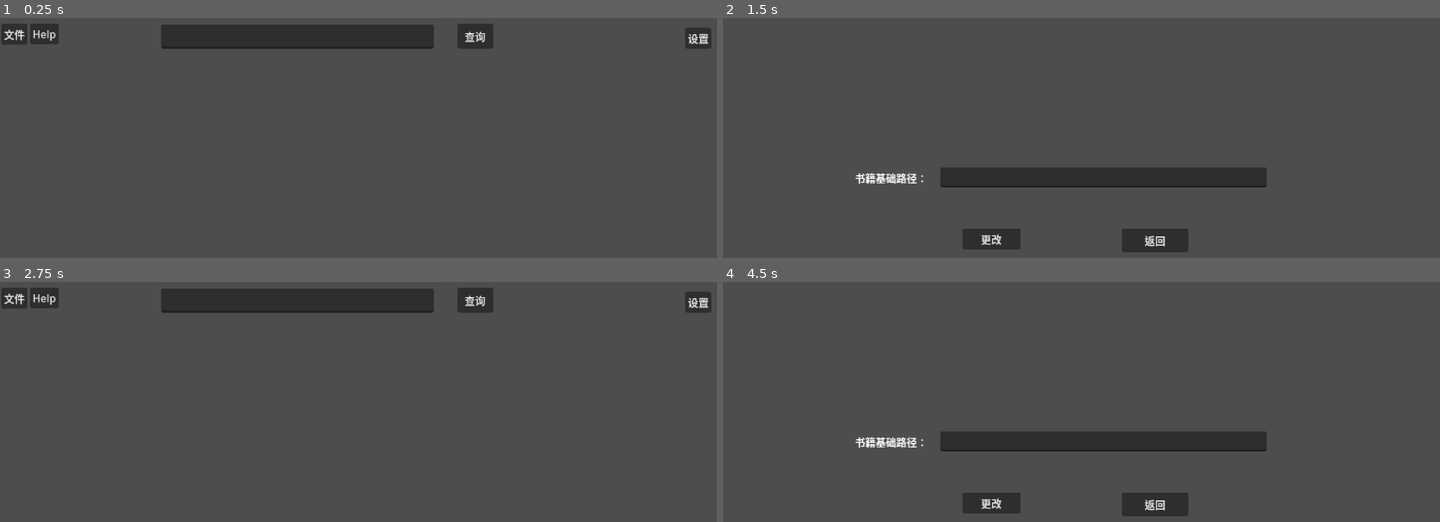
Above: before the commit, frames 1-4 (two rows, left to right).
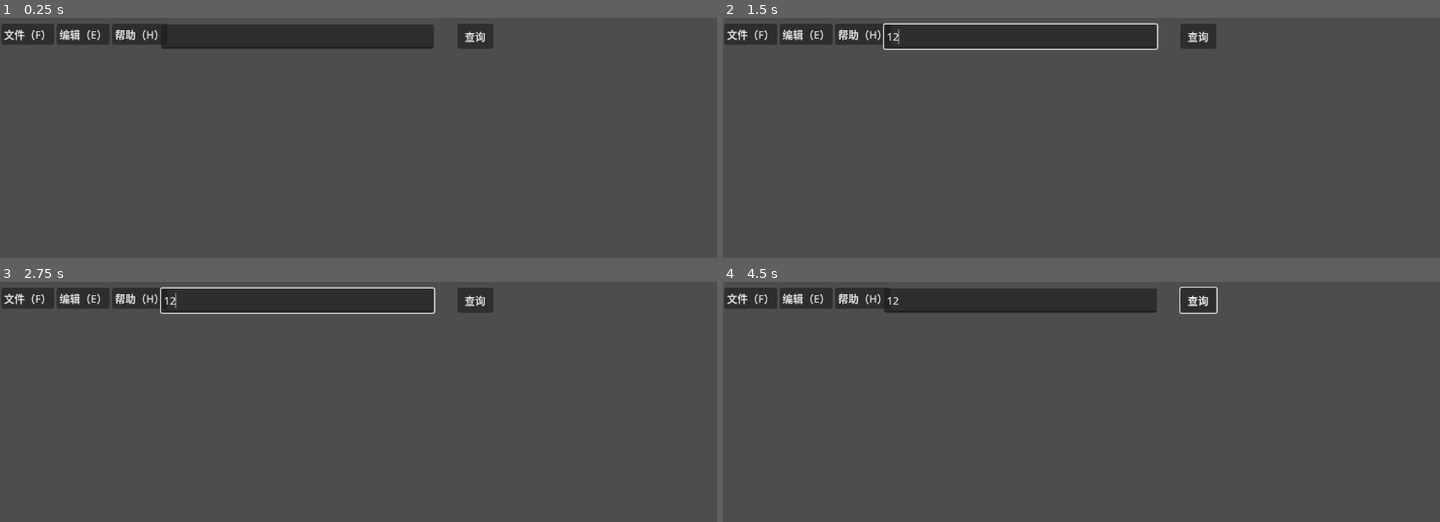
Above: after the commit, the same moments.

Repository: Yinguiqi/LifeLibrary
Game: Godot game, scene res://scenes/main.tscn
The game is run twice, just before and just after one commit, with the same random seed, the same clock (stepped at 60 frames per second) and the same inputs. The engine's default icon, where the game draws it, is replaced by a stand-in: a white triangle on a blue panel in a dark square.
Inputs (mouse positions are in pixels of both pictures, inside the frame that each line leads up to):
- Up to frame 1 (0.25 s): no input
- Up to frame 2 (1.5 s): click (1024, 37) at 0.52 s; type "12" at 0.6 s; click (1418, 37) at 1.25 s, where only the run before the commit has a clickable "设置"
- Up to frame 3 (2.75 s): click (265, 502) at 2 s, where only the run before the commit has a clickable "更改"
- Up to frame 4 (4.5 s): click "查询" at 2.75 s; click "查询" at 3.5 s; click (1418, 301) at 4.25 s, where only the run before the commit has a clickable "设置"

The runs differ from the first frame. In frame 1, 1.5% of the frame differs, in the area x 3-100%, y 2-13%; in frame 2, 12%, in the area x 0-76%, y 1-98%; in frame 3, 2.2%; in frame 4, 12%.

Commit message:
把设置放到编辑的首选项里了

Diff:
--- a/main.gd
+++ b/main.gd
@@ -44,10 +44,6 @@
 		books_container.position.x += velocity_x
 		velocity_x *= 0.9  # 惯性阻尼（越小停得越快）
 	books_container.position.x = clamp(books_container.position.x, -100*LibraryManager._books.size()+1000, 200)
-
-
-func _on_button_pressed() -> void:
-	get_tree().change_scene_to_file("res://scenes/set.tscn")
 
 
 func load_books_from_json():
--- a/scenes/book_menu_bar.gd
+++ b/scenes/book_menu_bar.gd
@@ -2,25 +2,37 @@
 extends Control  # ← 注意：继承 Control，不是 MenuBar
 
 @onready var file_menu: PopupMenu = $MenuBar/File
-@onready var help: PopupMenu = $MenuBar/Help
+@onready var edit_menu: PopupMenu = $MenuBar/Edit
+@onready var help_menu: PopupMenu = $MenuBar/Help
 @onready var menu_bar: MenuBar = $MenuBar  # 引用实际的 MenuBar
 
 func _ready():
 	setup_menus()
 
 func setup_menus():
-	file_menu.name = "文件"
+	file_menu.name = "文件（F）"
+	edit_menu.name = "编辑（E）"
+	help_menu.name = "帮助（H）"
+
 	file_menu.add_item("新建书籍", 100)
+	file_menu.add_item("退出", 110)
+
+	edit_menu.add_item("首选项", 201)
 	file_menu.id_pressed.connect(_on_file_menu_selected)
+	edit_menu.id_pressed.connect(_on_file_menu_selected)
 
-# ========== 信号处理方法 ==========
+
 func _on_file_menu_selected(id: int) -> void:
 	# 发射具体信号（方便主场景连接）
 	match id:
 		100:
 			file_new_selected()
+		110:
+			get_tree().quit()
+		201:
+			get_tree().change_scene_to_file("res://scenes/set.tscn")
 
-
+## 增加书籍
 func file_new_selected() -> void:
 	print(111)
 	var dialog := FileDialog.new()
--- a/scenes/main.tscn
+++ b/scenes/main.tscn
@@ -31,6 +31,8 @@
 
 [node name="File" type="PopupMenu" parent="VBoxContainer/BookMenuBar/MenuBar"]
 oversampling_override = 1.0
+
+[node name="Edit" type="PopupMenu" parent="VBoxContainer/BookMenuBar/MenuBar"]
 
 [node name="Help" type="PopupMenu" parent="VBoxContainer/BookMenuBar/MenuBar"]
 
@@ -95,14 +97,5 @@
 size_flags_vertical = 0
 text = "关闭"
 
-[node name="Set" type="Button" parent="."]
-layout_mode = 0
-offset_left = 1050.0
-offset_top = 15.0
-offset_right = 1090.0
-offset_bottom = 46.0
-text = "设置"
-
 [connection signal="pressed" from="FindBook" to="." method="_on_find_book_pressed"]
 [connection signal="pressed" from="PanelContainer/CloseButton" to="." method="_on_close_3DMonitor_button_pressed"]
-[connection signal="pressed" from="Set" to="." method="_on_button_pressed"]
--- /dev/null
+++ b/window.tscn
@@ -0,0 +1,5 @@
+[gd_scene format=3 uid="uid://de78qkssf5bkb"]
+
+[node name="Window" type="Window"]
+oversampling_override = 1.0
+size = Vector2i(300, 100)
